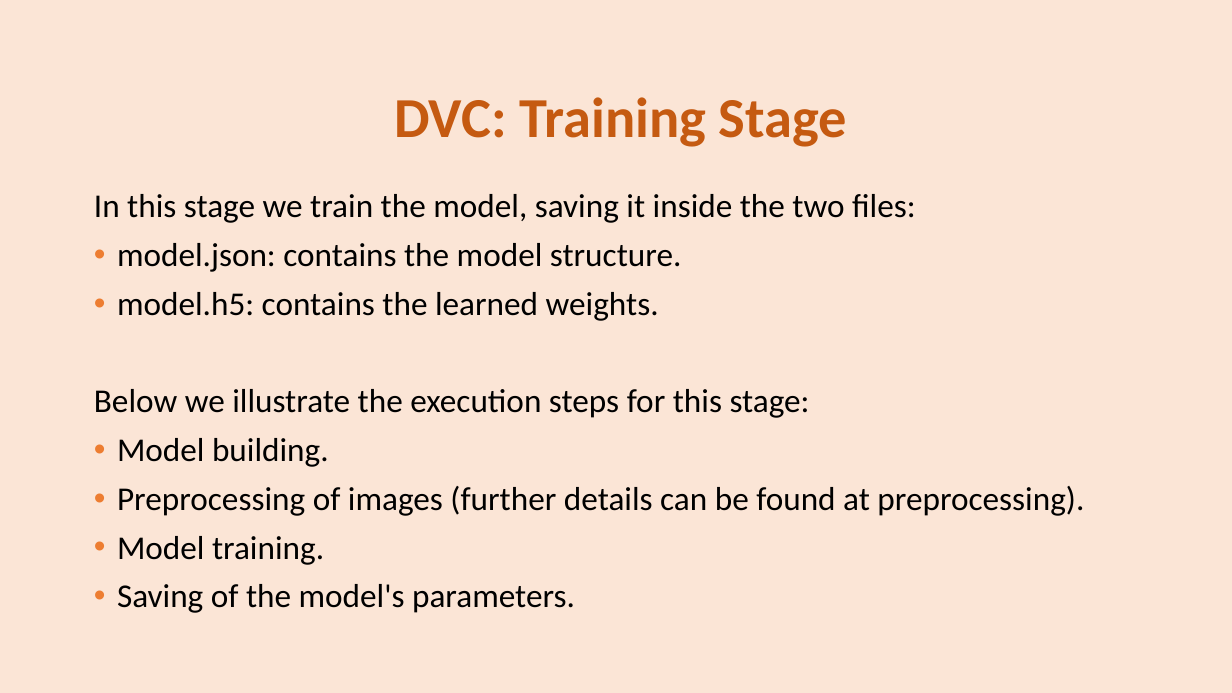
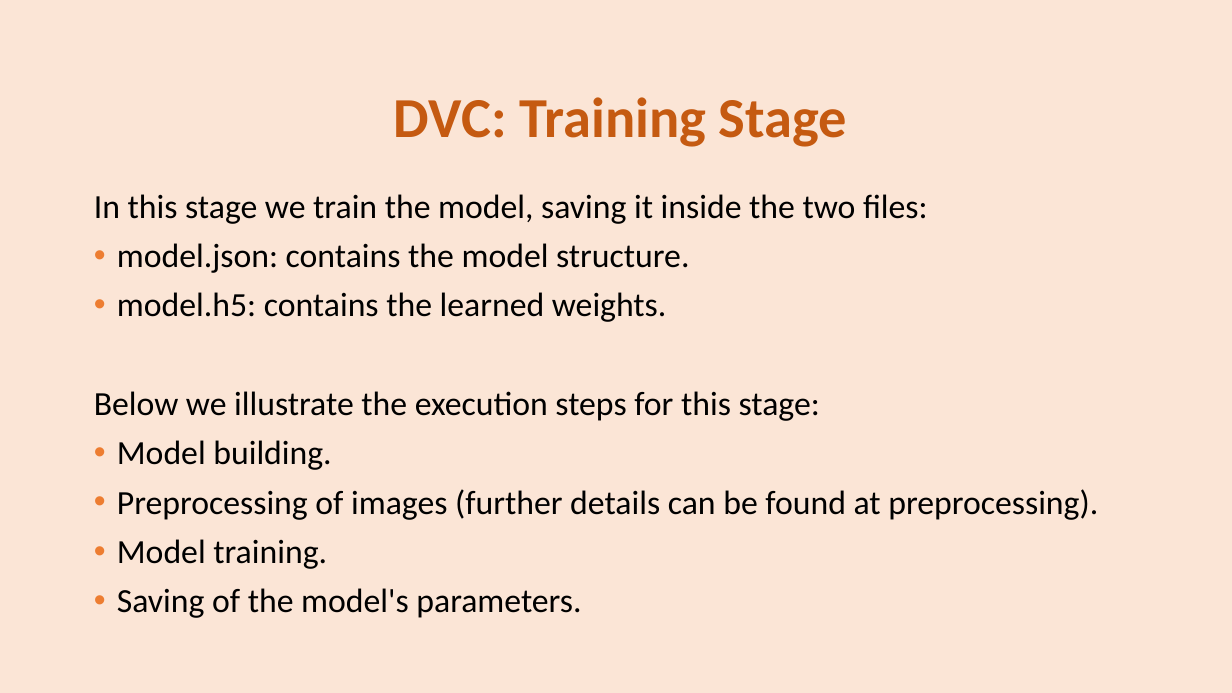
Before and after one commit to se4ai2223-uniba/architectural-style-recognition, a slide deck: slide 9 of docs/ArchiNet Team-Milestone 2.pptx. Drawn at 1232x693 pixels with LibreOffice and Linux fonts; fonts in the diff are those of the drawing. Boxes give left, top, right and bottom in pixels: in the first picture for what was removed or moved away, otherwise in the second. Text is boxed around its words. In the diff, an @@ line names an element or a change of style, - is before the commit and + after.

```diff
--- a/docs/ArchiNet Team-Milestone 2.pptx
+++ b/docs/ArchiNet Team-Milestone 2.pptx
@@ text "In this stage we train ..." at [94, 194, 1098, 618]: size 25.9 to 26.3 pt @@
```
Also in this commit, not shown: 5 other slides changed, 3 slides added, 1 slide removed.
